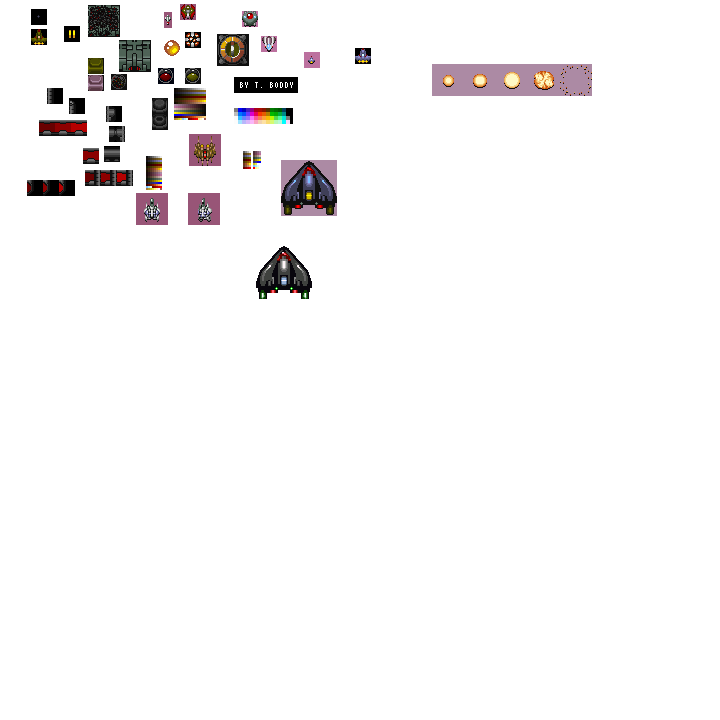
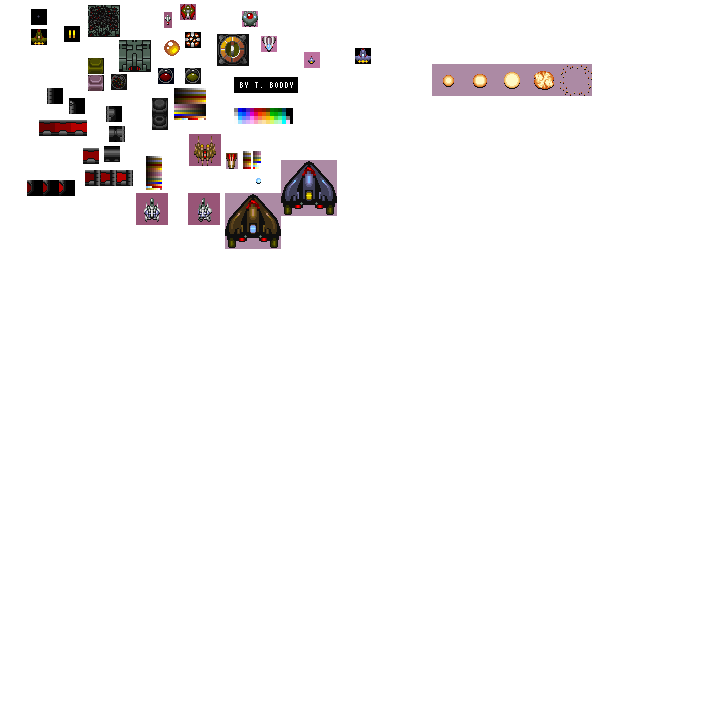
Layers edited between the first and the second 720px x 720px image:
added group "bulletz" with 2 layers above "bosses" over [226, 153, 261, 184]
added layer "missle2" in group "bulletz" over [226, 153, 238, 169]
added layer "pinkbullet" in group "bulletz" over [256, 178, 261, 184]
added layer "1b" in group "bosses" over [225, 193, 281, 249]
removed layer "midsrc" from group "bosses" over [256, 246, 312, 299]
